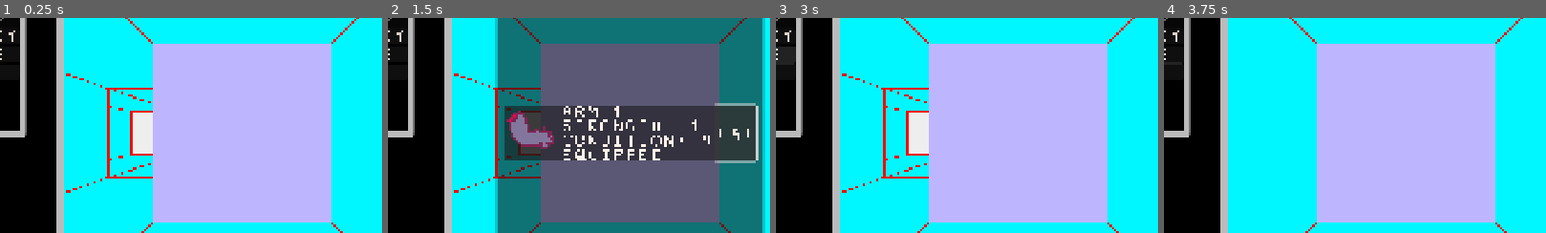
Above: before the commit, frames 1-4 (left to right).
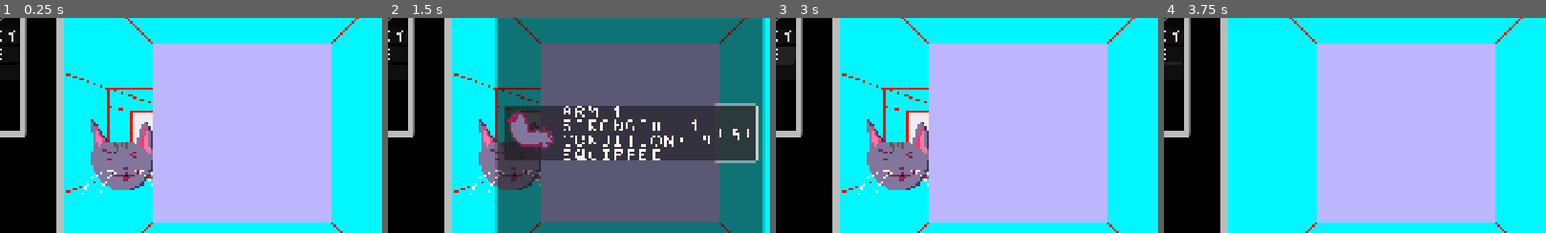
Above: after the commit, the same moments.

Repository: sym-z/arm-to-the-teeth
Game: Godot game, scene res://scenes/testing_level/testing_level.tscn
Two runs of this game, one before a commit and one after it. Both use one fixed random seed, a clock stepped at 60 frames per second and the inputs below. The project has no main scene, so this scene is started directly. The engine's default icon, where the game draws it, is replaced by a stand-in: a white triangle on a blue panel in a dark square.
Inputs (mouse positions are % of the whole screen's width and height, from its top left):
- Up to frame 1 (0.25 s): no input
- Up to frame 2 (1.5 s): click "INVENTORY" at 0.5 s; click "EAT" at 1.25 s
- Up to frame 3 (3 s): click "BACK" at 2 s; click "OPTIONS" at 2.75 s
- Up to frame 4 (3.75 s): move the mouse to (72, 45) at 3.52 s; hold D (turn_right) from 3.53 s (still down); click (72, 45) at 3.67 s
The pictures show only the part of the screen within x 18-68%, y 23-73%; the shares and areas given below are measured in that part.

The runs differ from the first frame. In frame 1, 3.7% of the frame differs, in the area x 21-40%, y 47-83%; in frame 2, 2.9%; in frame 3, 3.7%; in frame 4, nothing differs.

Commit message:
debug mode for combat, verbose, player first turn nearly done

Diff:
--- a/src/prefabs/map/map.gd
+++ b/src/prefabs/map/map.gd
@@ -28,7 +28,8 @@
 
 
 func new_level():
-	print("BUILDING NEW LEVEL!")
+	if Globals.verbose_console == true:
+		print("BUILDING NEW LEVEL!")
 	Globals.curr_floor += 1
 	Log.add_log_message("IT HAS ENTERED FLOOR " + str(Globals.curr_floor) + ".")
 	level_clear.emit()
@@ -255,7 +256,7 @@
 	if Globals.debug_combat == false:
 		type_surrounding(player.position, Cell.TYPE.SPAWN)
 	else:
-		type_surrounding(player.position, Cell.TYPE.SPAWN)
+		type_surrounding(player.position, Cell.TYPE.ENEMY)
 	place_exit()
 	# Place Items
 	place_items_randomly(Cell.TYPE.TOOTH,10)
@@ -276,7 +277,7 @@
 					# Remove from empties if this cell was an empty cell
 					if world_map[iter_pos].contents == Cell.TYPE.EMPTY:
 						empty_cells.erase(iter_pos)
-					world_map[iter_pos].contents = type
+					place_item_at_loc(iter_pos, type)
 				else:
 					# Prevent duplicates in the empty cells array
 					if empty_cells.find(iter_pos) == -1:
--- a/src/prefabs/player/player.gd
+++ b/src/prefabs/player/player.gd
@@ -60,7 +60,8 @@
 func _on_map_map_generated():
 	if Globals.curr_floor == 0:
 		give_starting_loadout()
-		debug_print_inventory()
+		if Globals.verbose_console == true:
+			debug_print_inventory()
 	map.world_map[position].contents = Cell.TYPE.SPAWN
 	player_spawned.emit()
 
@@ -138,24 +139,29 @@
 			item_detected.emit(Cell.TYPE.EMPTY, position)
 			return Cell.TYPE.EMPTY
 		Cell.TYPE.EXIT:
-			print("PLAYER ON EXIT!")
+			if Globals.verbose_console == true:
+				print("PLAYER ON EXIT!")
 			item_detected.emit(Cell.TYPE.EXIT, position)
 			map.new_level()
 			return Cell.TYPE.EXIT
 		Cell.TYPE.SPAWN:
-			print("PLAYER ON SPAWN!")
+			if Globals.verbose_console == true:
+				print("PLAYER ON SPAWN!")
 			item_detected.emit(Cell.TYPE.SPAWN, position)
 			return Cell.TYPE.SPAWN
 		Cell.TYPE.ARM:
-			print("PLAYER ON ARM!")
+			if Globals.verbose_console == true:
+				print("PLAYER ON ARM!")
 			item_detected.emit(Cell.TYPE.ARM, position)
 			return Cell.TYPE.ARM
 		Cell.TYPE.TOOTH:
-			print("PLAYER ON TOOTH!")
+			if Globals.verbose_console == true:
+				print("PLAYER ON TOOTH!")
 			item_detected.emit(Cell.TYPE.TOOTH, position)
 			return Cell.TYPE.TOOTH
 		Cell.TYPE.ENEMY:
-			print("PLAYER ON ENEMY!")
+			if Globals.verbose_console == true:
+				print("PLAYER ON ENEMY!")
 			item_detected.emit(Cell.TYPE.ENEMY, position)
 			# Begin combat
 			if ignore_combat == false:
@@ -183,9 +189,11 @@
 				map.arm_atlas.erase(position)
 				map.make_cell_empty(curr_cell)
 				item_picked_up.emit()
-				print("PICKED UP ARM! PLAYER NOW HOLDS ", arm_count, " ARMS!")
+				if Globals.verbose_console == true:
+					print("PICKED UP ARM! PLAYER NOW HOLDS ", arm_count, " ARMS!")
 				Log.add_log_message("PICKED UP ARM! IT NOW HOLDS " + str(arm_count) + " ARMS!")
-				debug_print_inventory()
+				if Globals.verbose_console == true:
+					debug_print_inventory()
 				map.print_arm_atlas()
 			else:
 				# When the player has 2 arms equipped already. To let the player hold arms that are unequipped, add code here.
@@ -200,7 +208,8 @@
 				tooth_count += 1
 				map.make_cell_empty(curr_cell)
 				item_picked_up.emit()
-				print("PICKED UP TOOTH! PLAYER NOW HOLDS ", tooth_count, " TEETH!")
+				if Globals.verbose_console == true:
+					print("PICKED UP TOOTH! PLAYER NOW HOLDS ", tooth_count, " TEETH!")
 				Log.add_log_message("PICKED UP TOOTH! IT NOW HOLDS " + str(tooth_count) + " TEETH!")
 
 #endregion
@@ -210,7 +219,8 @@
 	arm_inventory.erase(a)
 	arm_count -= 1
 	Log.add_log_message("IT HAS LOST ONE OF ITS ARMS, IT NOW HAS " + str(arm_count) + " ARMS.")
-	debug_print_inventory()
+	if Globals.verbose_console == true:
+		debug_print_inventory()
 
 # Apply conditions to hunger, tooth count, and health
 func arm_bitten():
--- a/src/prefabs/ui/combat_viewport/combat_viewport.gd
+++ b/src/prefabs/ui/combat_viewport/combat_viewport.gd
@@ -21,6 +21,7 @@
 @export var enemy_anim : AnimatedSprite2D
 
 @export_category("Attacking Arm Selection")
+@export var arm_selection_window : MarginContainer
 @export var arm_container : HBoxContainer
 var attacking_arm_object_scene : PackedScene = preload("uid://dljmxwj6vs50b")
 # What arm is currently selected to attack with.
@@ -45,10 +46,13 @@
 func begin_combat(e : Enemy, loc : Vector2i):
 	Log.add_log_message("IT HAS ENTERED COMBAT")
 	visible = true
-	att_die_roller.visible = false
-	print("COMBAT BEGAN WITH ")
-	e.debug_print()
-	print("AT ", loc)
+	change_arm_select_vis(false)
+	change_att_die_roller_vis(false)
+	change_attack_run_vis(true)
+	if Globals.verbose_console == true:
+		print("COMBAT BEGAN WITH ")
+		e.debug_print()
+		print("AT ", loc)
 	opponent = e
 	refresh_temp_labels()
 	if e.anim != null:
@@ -96,7 +100,8 @@
 
 
 func _on_attacking_die_roller_roll_results_ready(passed, number_rolled):
-	print("DIE RESULTS READY")
+	if Globals.verbose_console == true:
+		print("DIE RESULTS READY")
 	if passed == true:
 		# Deal damage according to arm's strength
 		opponent.curr_health -= attacking_arm.strength
@@ -116,7 +121,7 @@
 	dialog_box.visible = new_vis
 	button_container.visible = new_vis
 func change_arm_select_vis(new_vis : bool):
-	arm_container.visible = new_vis
+	arm_selection_window.visible = new_vis
 func change_att_die_roller_vis(new_vis : bool):
 	dialog_box.visible = new_vis
 	att_die_roller.visible = new_vis
--- a/src/prefabs/ui/combat_viewport/combat_viewport.tscn
+++ b/src/prefabs/ui/combat_viewport/combat_viewport.tscn
@@ -40,7 +40,7 @@
 "speed": 5.0
 }]
 
-[node name="Combat Viewport" type="MarginContainer" node_paths=PackedStringArray("dialog_box", "button_container", "attack_button", "run_button", "att_die_roller", "player_anim", "enemy_anim", "arm_container", "temp_e_health", "temp_e_damage")]
+[node name="Combat Viewport" type="MarginContainer" node_paths=PackedStringArray("dialog_box", "button_container", "attack_button", "run_button", "att_die_roller", "player_anim", "enemy_anim", "arm_selection_window", "arm_container", "temp_e_health", "temp_e_damage")]
 anchors_preset = 15
 anchor_right = 1.0
 anchor_bottom = 1.0
@@ -56,6 +56,7 @@
 att_die_roller = NodePath("Dialog Box/Dialog Box Panel Container/Attacking Die Roller")
 player_anim = NodePath("Player Sprite")
 enemy_anim = NodePath("Enemy Sprite")
+arm_selection_window = NodePath("Attacking Arm Selection")
 arm_container = NodePath("Attacking Arm Selection/Arm Container")
 temp_e_health = NodePath("TEMP ENEMY STATS/VBoxContainer/TEMP ENEMY HEALTH")
 temp_e_damage = NodePath("TEMP ENEMY STATS/VBoxContainer/TEMP ENEMY DAMAGE")
--- a/src/scripts/globals.gd
+++ b/src/scripts/globals.gd
@@ -2,6 +2,7 @@
 
 var debug : bool = false
 var debug_combat : bool = true
+var verbose_console : bool = false
 
 const NORTH : int = 8
 const SOUTH : int = 4
Not shown, changed: docs/TODO.md
